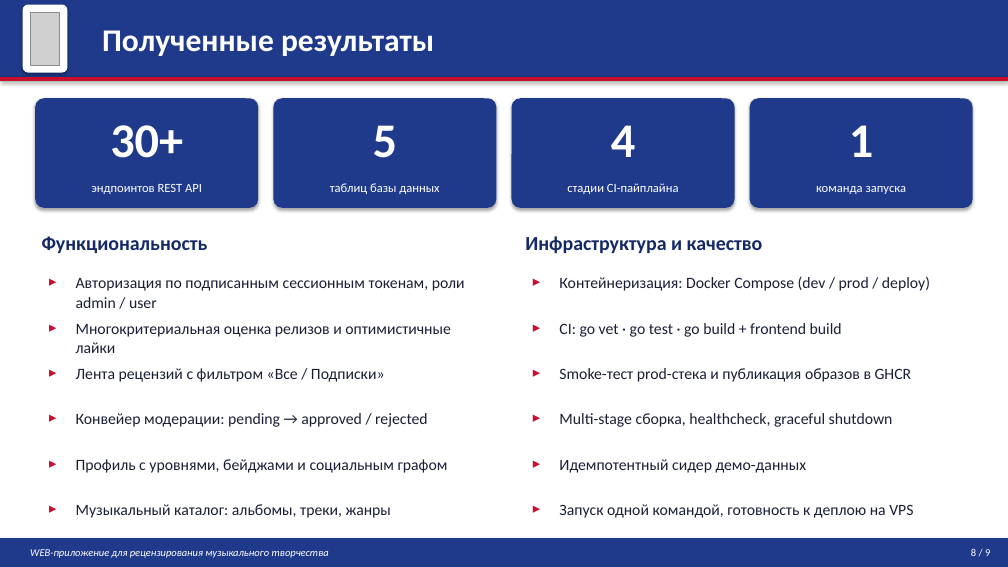
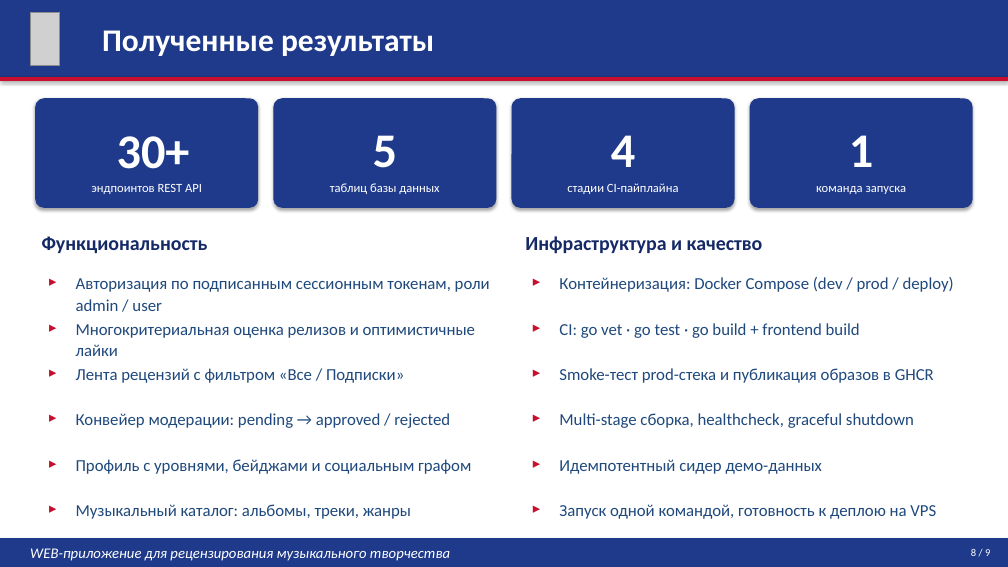
Before and after one commit to Afonk1n/vkr, a slide deck: slide 8 of Пояснительная записка/Презентация/presentation_v3.pptx. Drawn at 1008x567 pixels with LibreOffice and Linux fonts; fonts in the diff are those of the drawing; grey boxes stand for pictures. Boxes give left, top, right and bottom in pixels: in the first picture for what was removed or moved away, otherwise in the second. Text is boxed around its words. In the diff, an @@ line names an element or a change of style, - is before the commit and + after.

```diff
--- a/Пояснительная записка/Презентация/presentation_v3.pptx
+++ b/Пояснительная записка/Презентация/presentation_v3.pptx
@@ rounded rectangle removed at [23, 5, 67, 73] @@
@@ text "30+": place and size @@
-text "30+" at [110, 125, 183, 158]
+text "30+" at [117, 136, 190, 169]
@@ 3 texts: place and size @@
-3 texts at [373, 125, 873, 158]
+3 texts at [373, 135, 873, 168]
@@ size 15 to 16 pt, text colour #1A1F36 to #1F497D in 12 elements at [76, 278, 490, 311], [76, 324, 475, 356], [76, 368, 404, 383], [559, 323, 860, 338], [559, 368, 934, 383], [76, 413, 450, 428], [76, 459, 471, 474], [76, 504, 411, 519], [559, 277, 954, 292], [559, 413, 914, 428], [559, 459, 822, 474], [559, 504, 936, 519] @@
@@ text "WEB-приложение для рецензирования музыкального творчества" at [30, 548, 450, 561]: size 10 to 14 pt @@
```
Also in this commit, not shown: 8 other slides changed, 4 other files.
